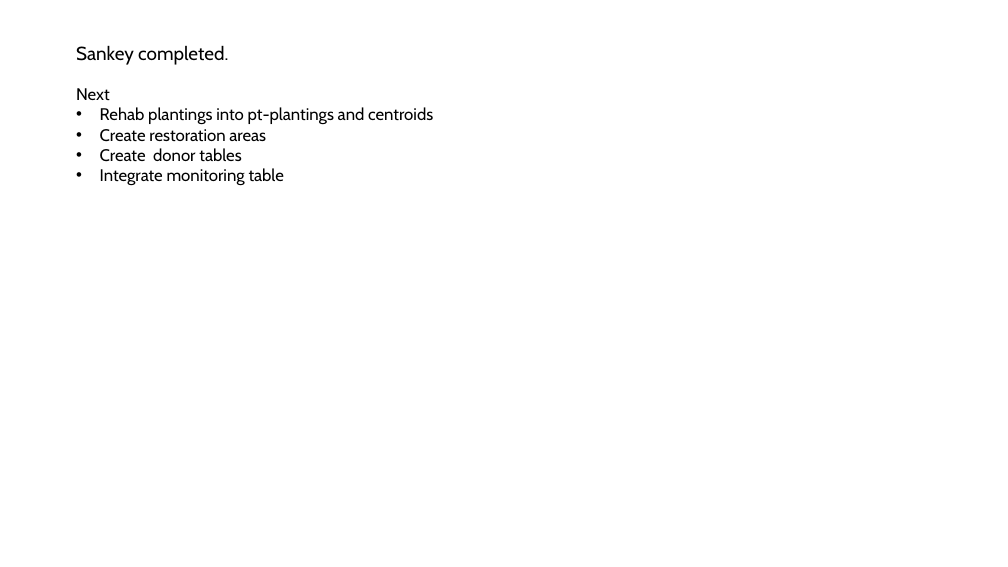
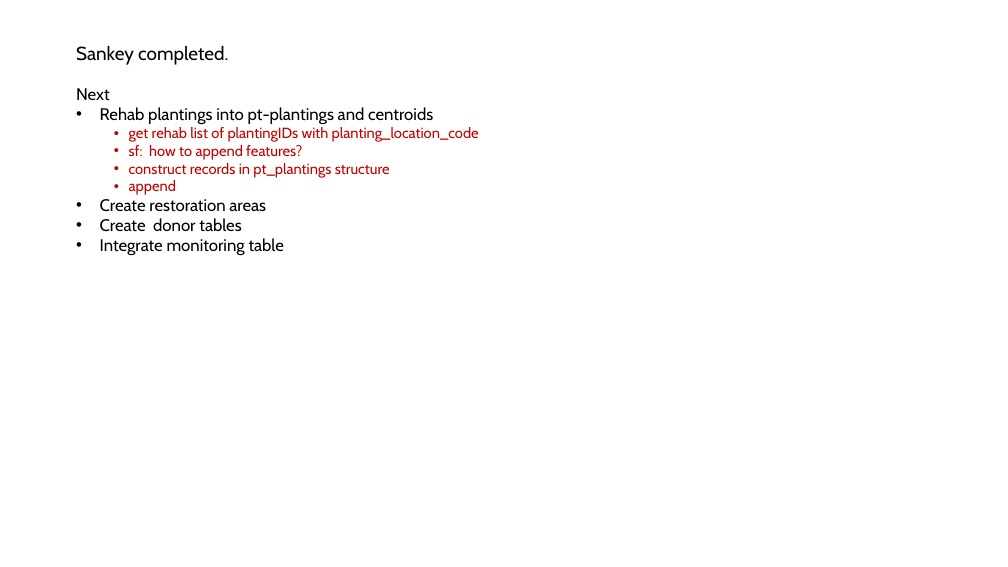
Before and after one commit to WA-Nearshore/seagrass-restoration-processing, a slide deck: slide 2 of docs/seagrass_restoration_storymap_notes.pptx. Drawn at 1008x567 pixels with LibreOffice and Linux fonts; fonts in the diff are those of the drawing. Boxes give left, top, right and bottom in pixels: in the first picture for what was removed or moved away, otherwise in the second. Text is boxed around its words. In the diff, an @@ line names an element or a change of style, - is before the commit and + after.

```diff
--- a/docs/seagrass_restoration_storymap_notes.pptx
+++ b/docs/seagrass_restoration_storymap_notes.pptx
@@ text at (x1=129, y1=127, x2=479, y2=195): paragraphs added @@
+  • get rehab list of plantingIDs with planting_location_code
+  • sf: how to append features?
+  • construct records in pt_plantings structure
+  • append
```
Also in this commit, not shown: 1 other slide changed, 1 slide added, 1 slide removed.
